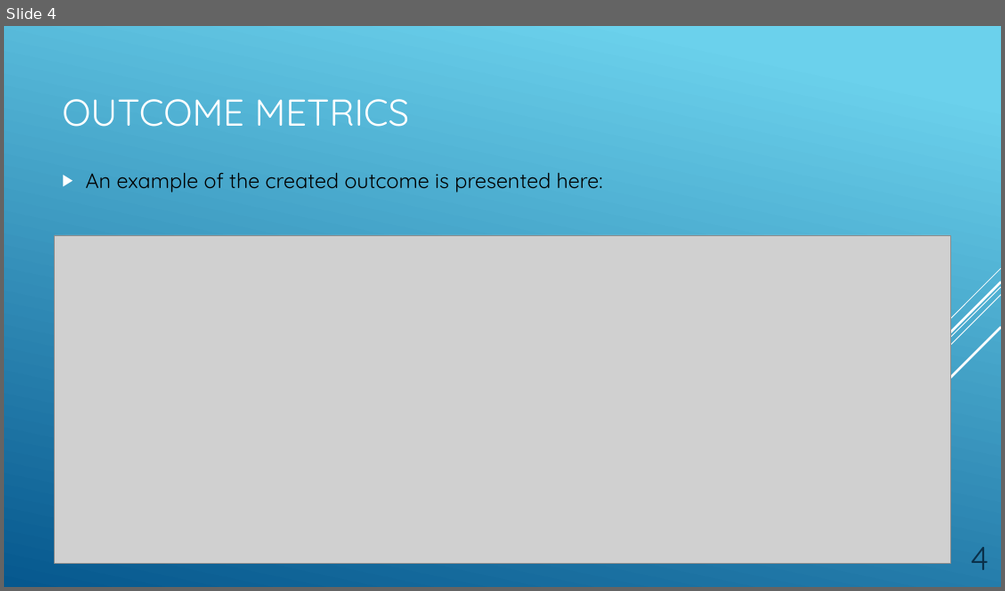
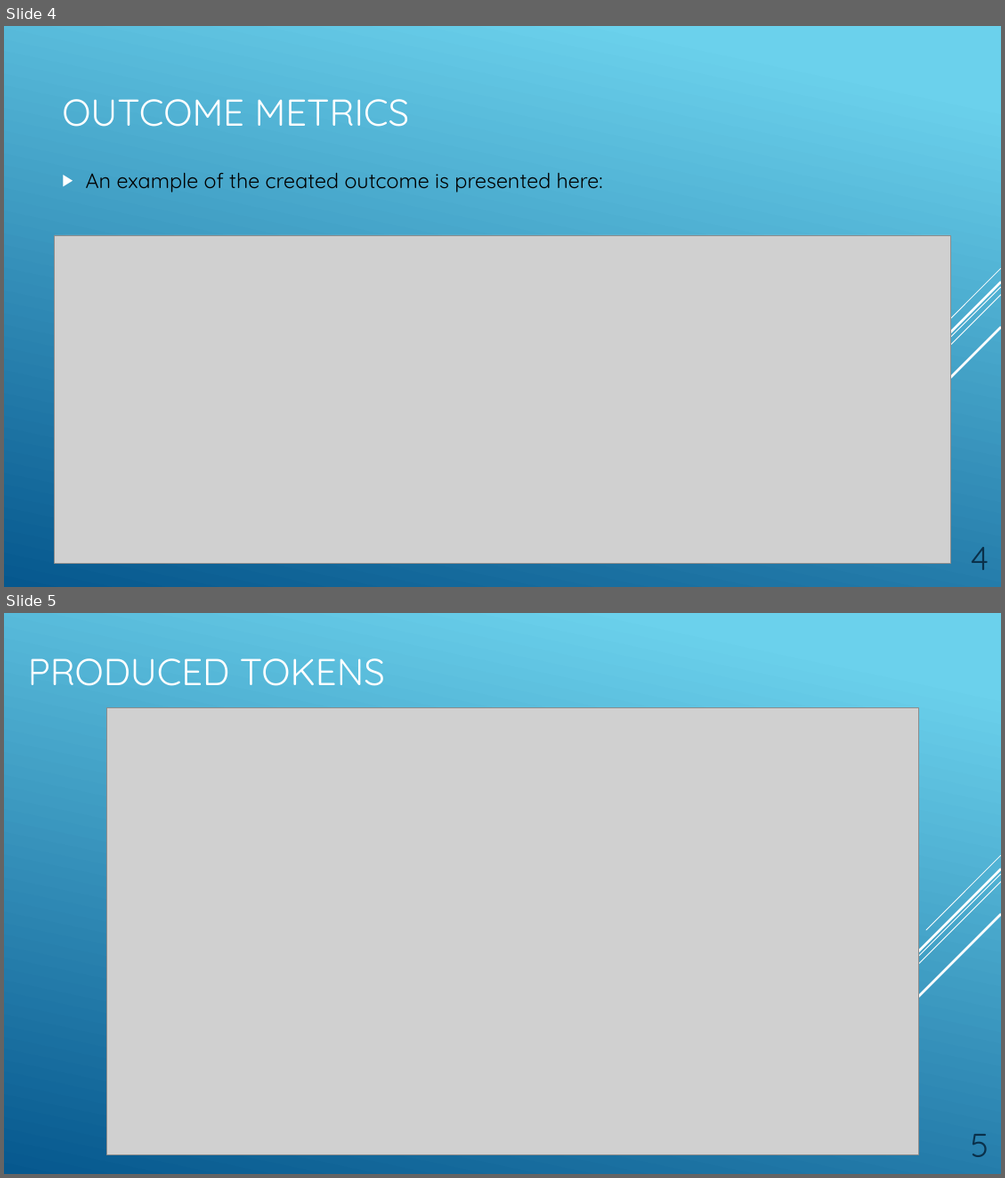
Before and after one commit to TimJN17/spack-monitor-nlp, a slide deck: spacy-tokens/tokenization_presentation_deck.pptx. Shown one above the other, each under a label of ours: slide 4 before the commit, slides 4 and 5 after it. The pictures are 1005x591 and 1005x1178 pixels, drawn with LibreOffice and Linux fonts; fonts in the diff are those of the drawing; grey boxes stand for pictures. Boxes give left, top, right and bottom in pixels: in the first picture for what was removed or moved away, otherwise in the second. Text is boxed around its words. In the diff, an @@ line names an element or a change of style, - is before the commit and + after.

```diff
--- a/spacy-tokens/tokenization_presentation_deck.pptx
+++ b/spacy-tokens/tokenization_presentation_deck.pptx
@@ slide 5 added at [4,613,1001,1174], background gradient #6ED2EB to #06588E; not listed: 5 template elements that a slide beside it also shows @@
@@ title added at [28,658,385,686], 36 pt, text #FFFFFF @@
+PRODUCED TOKENS
@@ picture added at [107,707,919,1154] @@
@@ page number added at [971,1134,988,1157], 32 pt, text #0A304A @@
+5
```
Also in this commit, not shown: 6 other files.
